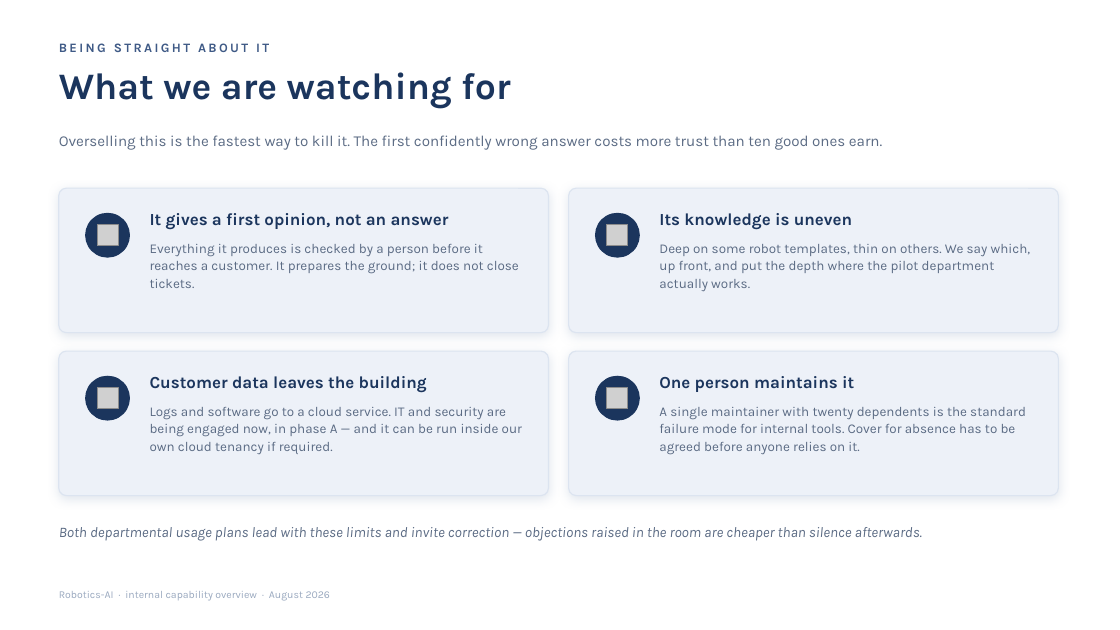
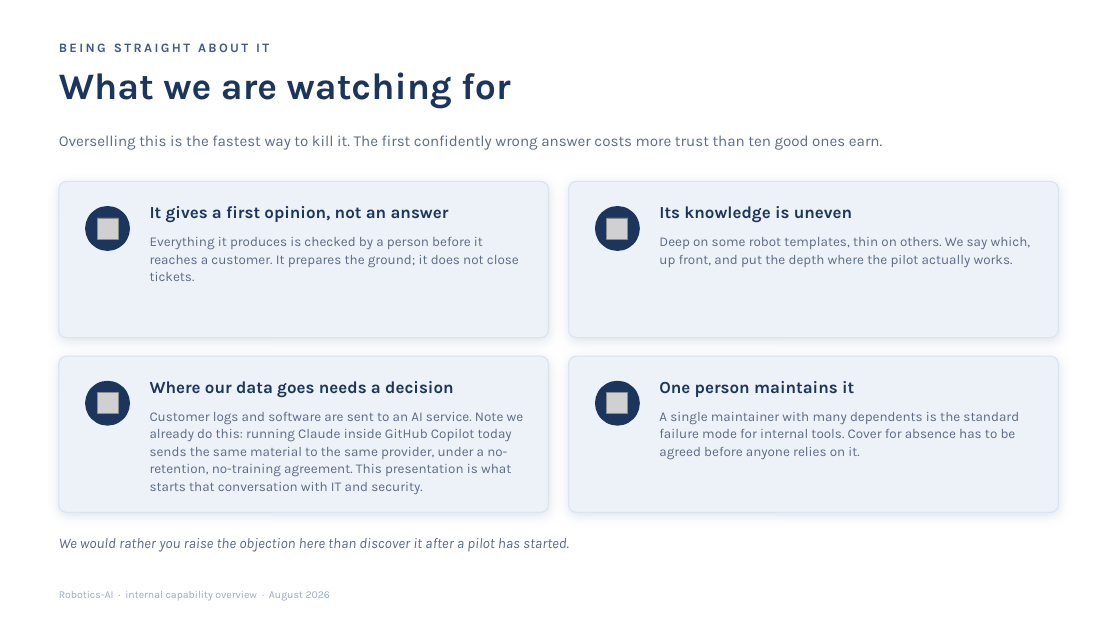
Before and after one commit to SkalarJoostE/Robotics-Private, a slide deck: slide 7 of Rollout/Capability Overview/Robotics-AI Capability Overview.pptx (slide 10 before the commit). Drawn at 1120x630 pixels with LibreOffice and Linux fonts; fonts in the diff are those of the drawing; grey boxes stand for pictures. Boxes give left, top, right and bottom in pixels: in the first picture for what was removed or moved away, otherwise in the second. Text is boxed around its words. In the diff, an @@ line names an element or a change of style, - is before the commit and + after.

```diff
--- a/Rollout/Capability Overview/Robotics-AI Capability Overview.pptx
+++ b/Rollout/Capability Overview/Robotics-AI Capability Overview.pptx
@@ rounded rectangle: place and size @@
-rounded rectangle at (59,188,549,333)
+rounded rectangle at (59,181,549,338)
@@ rounded rectangle: place and size @@
-rounded rectangle at (569,188,1059,333)
+rounded rectangle at (569,181,1059,338)
@@ 2 pictures, 2 texts, 2 ellipses: place and size @@
-2 pictures, 2 texts, 2 ellipses at (86,213,852,257)
+2 pictures, 2 texts, 2 ellipses at (86,206,852,250)
@@ text "Everything it produces is checked ...": place and size @@
-text "Everything it produces is checked ..." at (150,244,519,288)
+text "Everything it produces is checked ..." at (150,237,519,281)
@@ text at (659,237,1031,267): text changed @@
-Deep on some robot templates, thin on others. We say which, up front, and put the depth where the pilot department actually works.
+Deep on some robot templates, thin on others. We say which, up front, and put the depth where the pilot actually works.
@@ rounded rectangle: place and size @@
-rounded rectangle at (59,351,549,496)
+rounded rectangle at (59,356,549,513)
@@ proportions changed in 4 elements at (59,181,549,338), (569,181,1059,338), (59,356,549,513), (569,356,1059,513) @@
@@ rounded rectangle: place and size @@
-rounded rectangle at (569,351,1059,496)
+rounded rectangle at (569,356,1059,513)
@@ text at (150,381,454,398): text changed @@
-Customer data leaves the building
+Where our data goes needs a decision
@@ 2 pictures, 2 ellipses, 1 text: place and size @@
-2 pictures, 2 ellipses, 1 text at (86,376,854,420)
+2 pictures, 2 ellipses, 1 text at (86,381,854,425)
@@ text at (150,412,524,494): text changed @@
-Logs and software go to a cloud service. IT and security are being engaged now, in phase A — and it can be run inside our own cloud tenancy if required.
+Customer logs and software are sent to an AI service. Note we already do this: running Claude inside GitHub Copilot today sends the same material to the same provider, under a no-retention, no-training agreement. This presentation is what starts that conversation with IT and security.
@@ text at (659,412,1019,460): text changed @@
-A single maintainer with twenty dependents is the standard failure mode for internal tools. Cover for absence has to be agreed before anyone relies on it.
+A single maintainer with many dependents is the standard failure mode for internal tools. Cover for absence has to be agreed before anyone relies on it.
@@ text at (59,538,569,552): text changed @@
-Both departmental usage plans lead with these limits and invite correction — objections raised in the room are cheaper than silence afterwards.
+We would rather you raise the objection here than discover it after a pilot has started.
```
Also in this commit, not shown: 4 other slides changed, 4 slides added, 5 slides removed, 6 other files.
